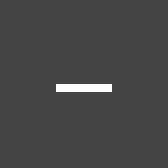
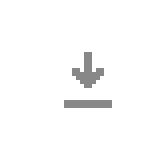
Before/after of a w=168, h=168 layered artwork. What changed in the layer stack:
showed "Layer 3" over [64, 52, 112, 108]
hid "menos" over [84, 84, 92, 88]
hid "Layer 2" over [0, 0, 168, 168]
